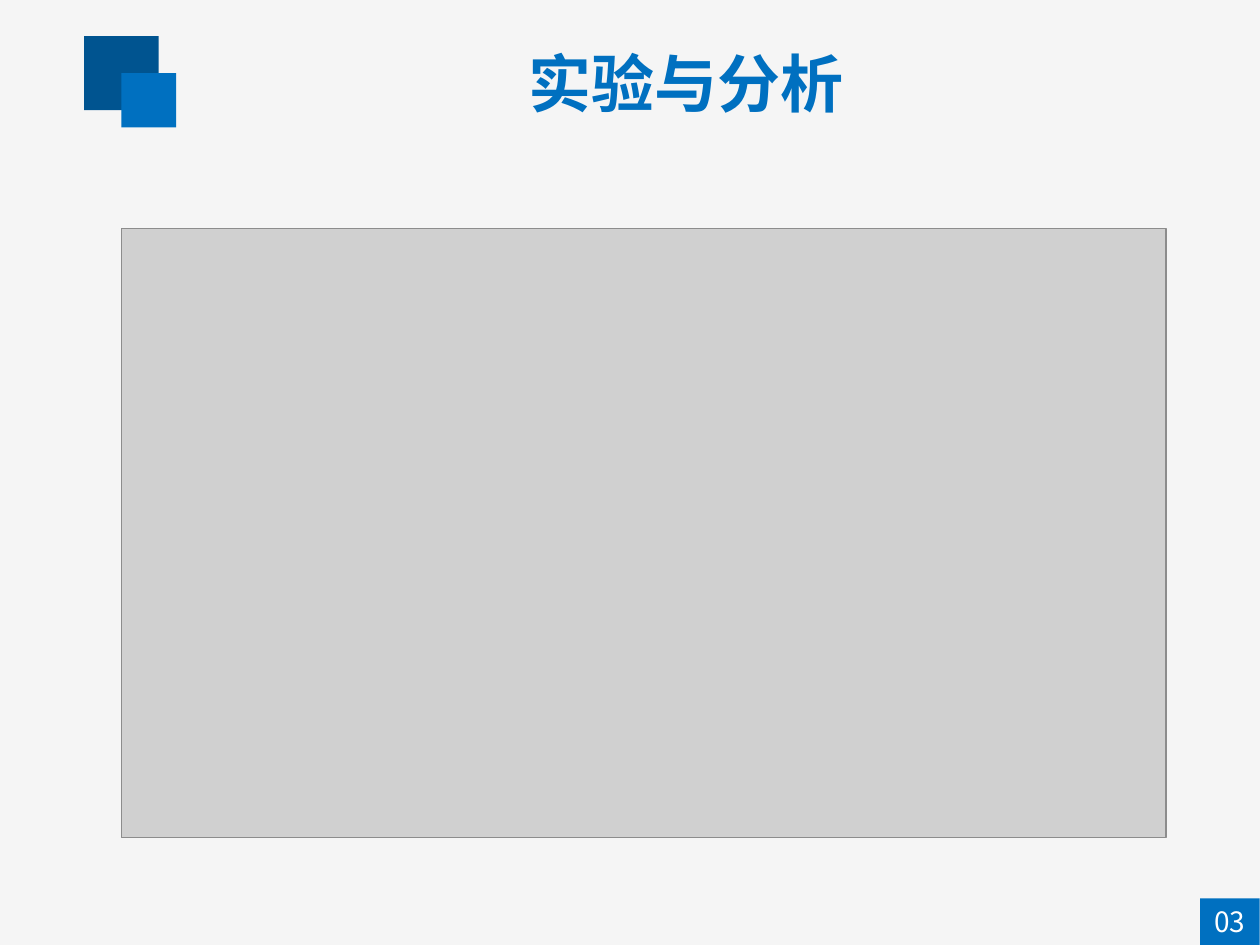
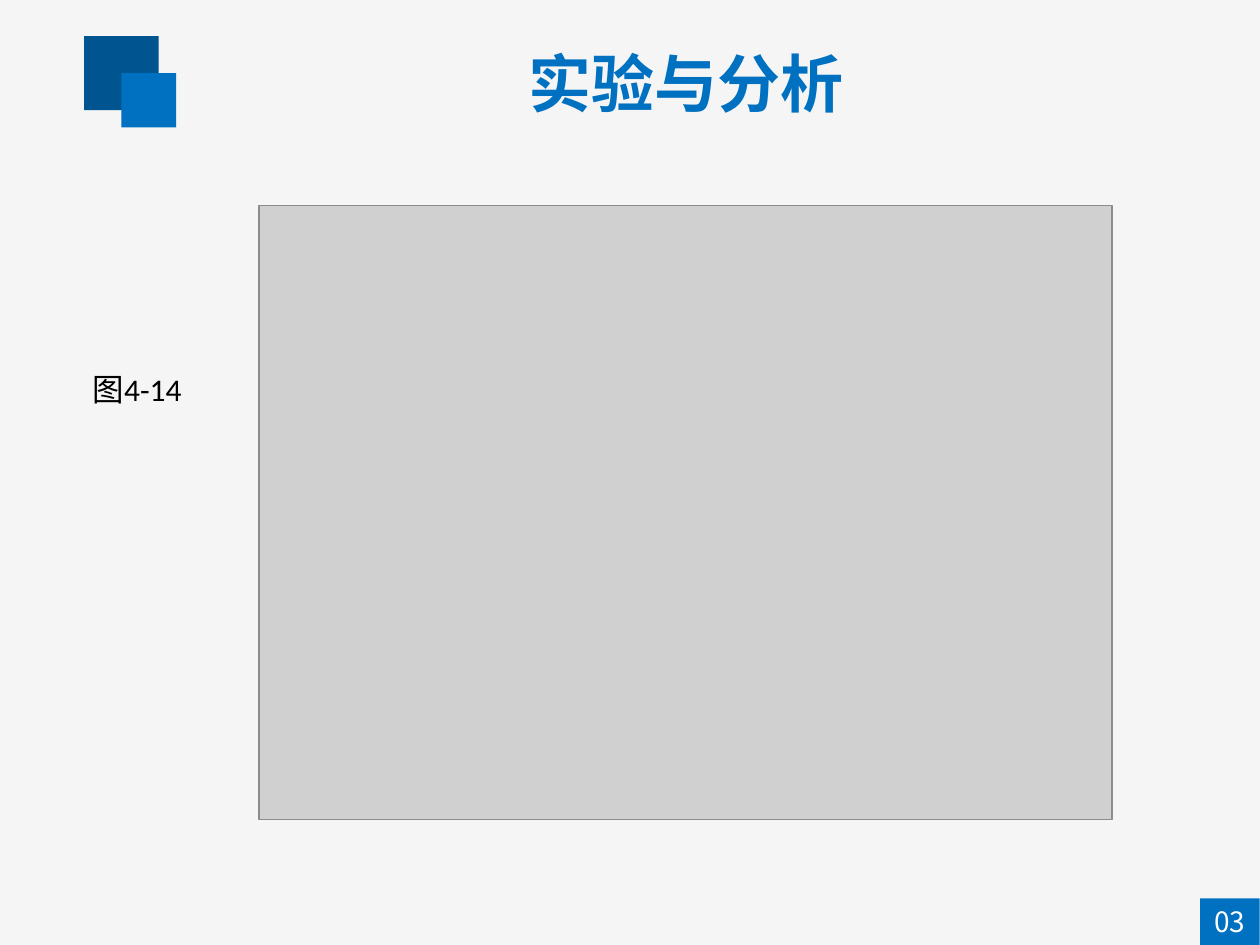
Before and after one commit to ZHuiLBo/PaperBK, a slide deck: slide 39 of 赵惠答辩（删）.pptx. Drawn at 1260x945 pixels with LibreOffice and Linux fonts; fonts in the diff are those of the drawing; grey boxes stand for pictures. Boxes give left, top, right and bottom in pixels: in the first picture for what was removed or moved away, otherwise in the second. Text is boxed around its words. In the diff, an @@ line names an element or a change of style, - is before the commit and + after.

```diff
--- a/赵惠答辩（删）.pptx
+++ b/赵惠答辩（删）.pptx
@@ picture: place and size @@
-picture at [121, 228, 1166, 838]
+picture at [260, 205, 1113, 820]
@@ text added at [93, 376, 182, 404], 18 pt, text #000000 @@
+图4-14
```
Also in this commit, not shown: 1 other file.
